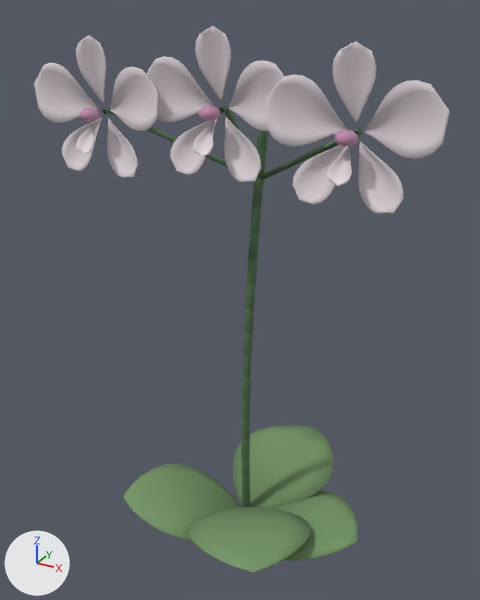
The glTF model www/models/flowers/orchid-fine-v2.glb: old version first, new version second.
Both versions are drawn from a 50 mm camera at (1.09, -2.03, 2.1) aimed at (-0.05, 0.02, 1.08). Arrows for +X, +Y and +Z are at lower left; the lights stay in place. The first picture is the older version. Vertices at exactly the same position are counted once.

In view in the first picture: 'orchid-fine-v2-center', 'orchid-fine-v2-leaf', 'orchid-fine-v2-petal', 'orchid-fine-v2-stem'.
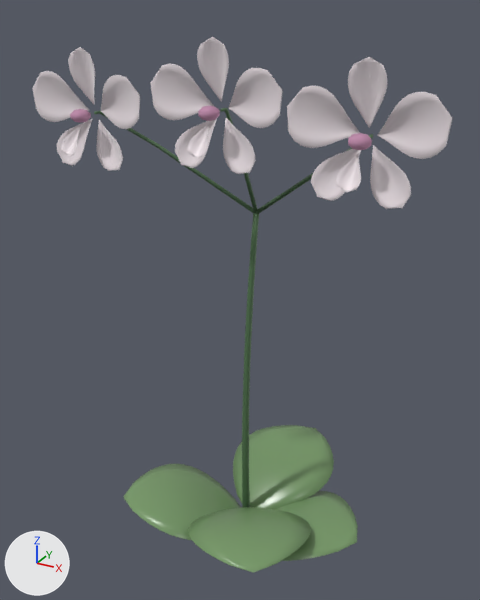
Pixel boxes [x1, y1, x2, y2] of what changed, in the pictures (480 x 600 px; the box of a moved part takes in the faces that stretch with it):
'orchid-fine-v2-petal', reshaped (8% shorter): before [34, 26, 450, 214]; after [32, 37, 452, 209]
'orchid-fine-v2-leaf', surface changed: [124, 425, 330, 570] in both
'orchid-fine-v2-stem', reshaped (8% wider): before [102, 106, 362, 507]; after [94, 108, 374, 507]
'orchid-fine-v2-center', reshaped (9% wider, 10% taller): before [80, 106, 358, 146]; after [70, 106, 372, 150]
part 1 of me_orchid_fine_v2_petal, moved or reshaped: before [76, 123, 97, 154]; after [60, 125, 81, 157]
part 2 of me_orchid_fine_v2_petal, moved or reshaped: before [193, 122, 215, 157]; after [187, 124, 209, 158]
part 3 of me_orchid_fine_v2_petal, moved or reshaped: before [327, 147, 352, 186]; after [336, 153, 361, 192]
part 4 of me_orchid_fine_v2_petal, moved or reshaped: before [34, 26, 450, 214]; after [32, 37, 452, 209]
part 5 of me_orchid_fine_v2_stem, rebuilt: before [110, 111, 227, 167]; after [94, 111, 254, 213]
part 6 of me_orchid_fine_v2_stem, rebuilt (20% wider, 59% taller): before [260, 131, 358, 181]; after [256, 134, 374, 214]
part 7 of me_orchid_fine_v2_stem, deleted: before [256, 149, 267, 179]
part 8 of me_orchid_fine_v2_stem, deleted: before [257, 130, 268, 150]
part 9 of me_orchid_fine_v2_stem, deleted: before [252, 179, 264, 207]
part 10 of me_orchid_fine_v2_stem, deleted: before [102, 108, 111, 115]
part 11 of me_orchid_fine_v2_stem, moved or reshaped: before [219, 106, 262, 507]; after [220, 108, 259, 507]
part 12 of me_orchid_fine_v2_center, moved or reshaped: before [80, 108, 100, 122]; after [70, 109, 91, 123]
part 13 of me_orchid_fine_v2_center, moved or reshaped: before [335, 130, 358, 146]; after [348, 133, 372, 150]

Diff of the bpy script that builds the scene:
```diff
--- a/www/models/flowers/orchid-fine-v2.glb.py
+++ b/www/models/flowers/orchid-fine-v2.glb.py
@@ mat_orchid_leaf_001 @@
 n0 = _N.new('ShaderNodeBsdfPrincipled'); n0.name = 'Principled BSDF'
-n0.inputs[2].default_value = 0.84  # 'Roughness'
+n0.inputs[2].default_value = 0.29  # 'Roughness'
 n1 = _N.new('ShaderNodeOutputMaterial'); n1.name = 'Material Output'
@@ me_orchid_fine_v2_center @@
-me_orchid_fine_v2_center.from_pydata(...)  # 144 vertices, 240 faces; spans x -0.483..0.483, y -0.311..-0.222, z 1.755..1.833
+me_orchid_fine_v2_center.from_pydata(...)  # 144 vertices, 240 faces; spans x -0.523..0.523, y -0.313..-0.222, z 1.749..1.833
+# me_orchid_fine_v2_center part 12: the loose piece of 48 vertices spanning x -0.483..-0.417, y -0.311..-0.244, z 1.755..1.8 is moved by (-0.04, -0.002, -0.006)
+# me_orchid_fine_v2_center part 13: the loose piece of 48 vertices spanning x 0.417..0.483, y -0.311..-0.244, z 1.755..1.8 is moved by (0.04, -0.002, -0.006)
 me_orchid_fine_v2_center.materials.append(mat_orchid_center_001)
@@ me_orchid_fine_v2_petal @@
-me_orchid_fine_v2_petal.from_pydata(...)  # 3276 vertices, 6480 faces; spans x -0.712..0.712, y -0.325..-0.179, z 1.571..2.055
+me_orchid_fine_v2_petal.from_pydata(...)  # 3276 vertices, 6480 faces; spans x -0.722..0.722, y -0.357..-0.18, z 1.59..2.025
+# me_orchid_fine_v2_petal part 1: the loose piece of 182 vertices spanning x -0.485..-0.415, y -0.325..-0.246, z 1.653..1.748 is moved by (-0.04, -0.033, -0.006)
+# me_orchid_fine_v2_petal part 2: the loose piece of 182 vertices spanning x -0.035..0.035, y -0.303..-0.224, z 1.686..1.781 is moved by (0.0, -0.031, 0.0)
+# me_orchid_fine_v2_petal part 3: the loose piece of 182 vertices spanning x 0.415..0.485, y -0.325..-0.246, z 1.653..1.748 is moved by (0.04, -0.033, -0.006)
+# me_orchid_fine_v2_petal part 4: 2730 of 3276 vertices moved; they spanned x -0.712..0.712, y -0.255..-0.179, z 1.571..2.055 and now span x -0.722..0.722, y -0.256..-0.18, z 1.59..2.025; mean shift (0.0, -0.001, -0.004); largest move (-0.188, -0.251, 1.862) -> (-0.259, -0.254, 1.846)
 me_orchid_fine_v2_petal.materials.append(mat_orchid_petal_001)
@@ me_orchid_fine_v2_stem @@
-me_orchid_fine_v2_stem.from_pydata(...)  # 349 vertices, 348 faces; spans x -0.46..0.46, y -0.2..0.03, z 0.0..1.82
+me_orchid_fine_v2_stem.from_pydata(...)  # 296 vertices, 530 faces; spans x -0.49..0.49, y -0.2..0.02, z 0.0..1.81
+# me_orchid_fine_v2_stem part 5: the loose piece of 10 vertices spanning x -0.45..0.05, y -0.18..0.01, z 1.55..1.79 is rebuilt with 42 vertices and now spans x -0.49..0.04, y -0.2..0.0, z 1.43..1.78
+# me_orchid_fine_v2_stem part 6: the loose piece of 10 vertices spanning x 0.04..0.46, y -0.18..0.01, z 1.55..1.79 is rebuilt with 42 vertices and now spans x 0.03..0.49, y -0.2..0.0, z 1.43..1.78
+# me_orchid_fine_v2_stem part 7: the loose piece of 16 vertices spanning x 0.02..0.07, y -0.02..0.02, z 1.56..1.66 is deleted
+# me_orchid_fine_v2_stem part 8: the loose piece of 16 vertices spanning x 0.03..0.07, y -0.01..0.03, z 1.66..1.76 is deleted
+# me_orchid_fine_v2_stem part 9: the loose piece of 16 vertices spanning x 0.02..0.06, y -0.02..0.02, z 1.47..1.57 is deleted
+# me_orchid_fine_v2_stem part 10: the loose piece of 10 vertices spanning x -0.46..-0.44, y -0.2..-0.17, z 1.77..1.79 is deleted
+# me_orchid_fine_v2_stem part 11: 3 vertices moved within x -0.01..0.01, y -0.15..-0.02, z 0.88..1.81; 245 vertices removed from x -0.02..0.06, y -0.18..0.01, z 0.1..1.82; 196 vertices added at x -0.02..0.05, y -0.18..0.01, z 0.0..1.81
+# other edits to the shape of me_orchid_fine_v2_stem do not show in these pictures
 me_orchid_fine_v2_stem.materials.append(mat_orchid_stem_001)
```
